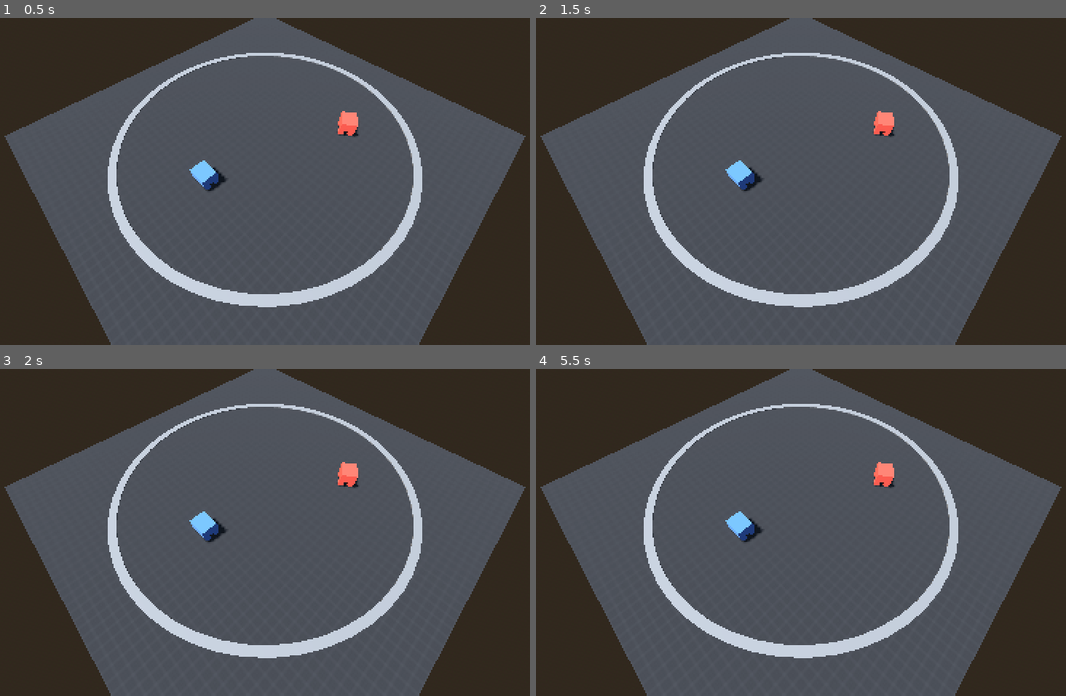
Above: before the commit, frames 1-4 (two rows, left to right).
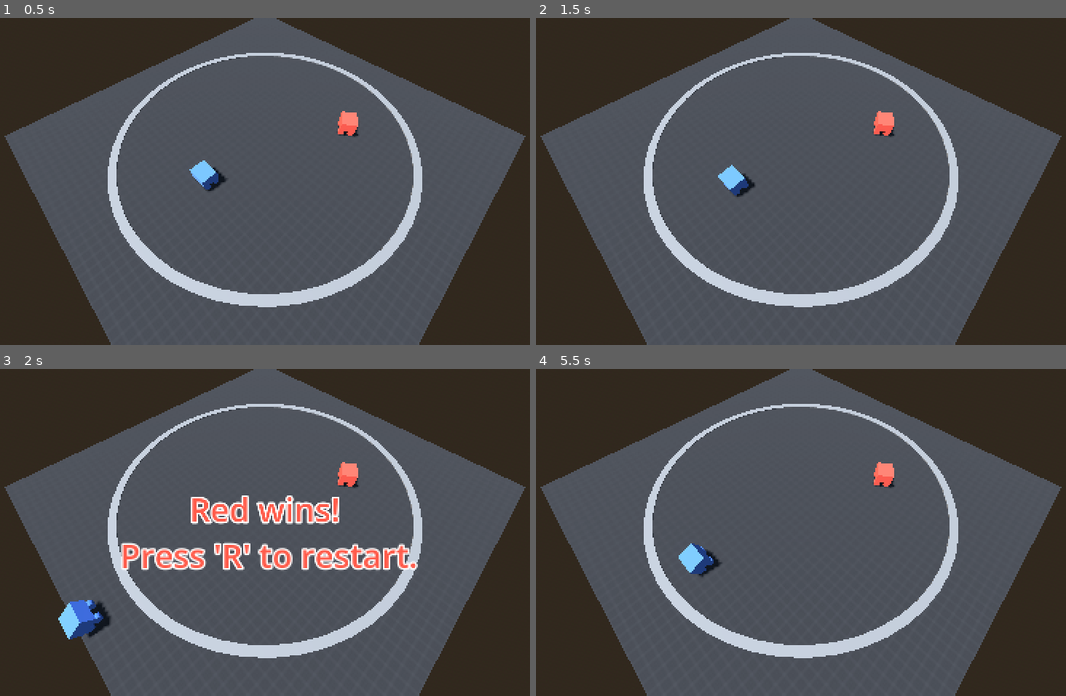
Above: after the commit, the same moments.

Repository: jozfeal/robot-sumo-sd
Game: Godot game, scene res://robot_controller/rc_main.tscn
Two runs of this game, one before a commit and one after it. Both use one fixed random seed, a clock stepped at 60 frames per second and the inputs below. This scene is started directly instead of the project's main scene.
Inputs:
- Up to frame 1 (0.5 s): no input
- Up to frame 2 (1.5 s): tap Enter at 0.5 s; hold D (right) 0.53-1.28 s; tap R (restart) at 1.25 s; hold S (backward) from 1.28 s (still down)
- Up to frame 3 (2 s): keep holding S (backward)
- Up to frame 4 (5.5 s): tap R (restart) at 2, 4.15, 5 s; release S (backward) at 2.03 s; hold D (right) 2.03-2.78 s; hold W (forward) 2.78-3.53 s; hold A (left) 3.53-5.03 s; hold S (backward) from 5.03 s (still down)

Frame 1 is identical in both runs. In frame 2, 0.4% of the frame differs, in the area x 34-43%, y 43-55%; in frame 3, 5.8%, in the area x 10-79%, y 38-83%; in frame 4, 0.9%.
Error before the commit: Invalid access to property or key 'steering' on a base object of type 'Nil'. (res://robot_controller/robot_controller.gd:44)

Commit message:
Added Simulation Manager and Physics Step
Substituted the _physics_process call in Robot with a physics_step. Substituted the Manager with a new SimulationManager that calls physics_step on nodes during its own physics process.

Diff:
--- a/godot-project/robot_controller/rc_main.tscn
+++ b/godot-project/robot_controller/rc_main.tscn
@@ -1,6 +1,6 @@
 [gd_scene format=3 uid="uid://cxxsbrai2xrf3"]
 
-[ext_resource type="Script" uid="uid://dulb5osgdwkgm" path="res://system/manager.gd" id="1_plbns"]
+[ext_resource type="Script" uid="uid://cmbk61m6r317g" path="res://robot_controller/simulation_manager.gd" id="1_noety"]
 [ext_resource type="Texture2D" uid="uid://dh55vx8mutj0k" path="res://textures/prototype_grey.png" id="2_snwb4"]
 [ext_resource type="PackedScene" uid="uid://c07dkdxs2thr" path="res://robots/base_robot.tscn" id="3_c8c3b"]
 [ext_resource type="Script" uid="uid://cr5xd7drbfnew" path="res://system/ring_area.gd" id="5_gk2um"]
@@ -35,8 +35,10 @@
 
 [node name="Main" type="Node3D" unique_id=2034509664]
 
-[node name="Manager" type="Node" parent="." unique_id=342534952]
-script = ExtResource("1_plbns")
+[node name="SimulationManager" type="Node" parent="." unique_id=388584785 node_paths=PackedStringArray("pnodes")]
+script = ExtResource("1_noety")
+pnodes = [NodePath("../RobotController")]
+metadata/_custom_type_script = "uid://cmbk61m6r317g"
 
 [node name="WorldEnvironment" type="WorldEnvironment" parent="." unique_id=1673052068]
 environment = SubResource("Environment_gisfo")
@@ -106,8 +108,9 @@
 horizontal_alignment = 1
 vertical_alignment = 1
 
-[node name="RobotController" type="Node" parent="." unique_id=1384827046]
+[node name="RobotController" type="Node" parent="." unique_id=1384827046 node_paths=PackedStringArray("robot")]
 script = ExtResource("5_noety")
+robot = NodePath("../Robots/BlueRobot")
 metadata/_custom_type_script = "uid://x6xqirqhn2qu"
 
 [connection signal="body_exited" from="RingArea" to="RingArea" method="_on_body_exited"]
--- a/godot-project/robot_controller/robot_controller.gd
+++ b/godot-project/robot_controller/robot_controller.gd
@@ -39,7 +39,7 @@
 	assert(InputMap.has_action(input_left), "%s is not defined in InputMap." % input_left)
 	assert(InputMap.has_action(input_right), "%s is not defined in InputMap." % input_right)
 
-func _physics_process(delta: float) -> void:
+func physics_step(delta: float):
 	var max_rads: float = deg_to_rad(max_steer)
 	robot.steering = move_toward(robot.steering, Input.get_axis(input_right, input_left) * max_rads, \
 		delta * turn_speed)
--- /dev/null
+++ b/godot-project/robot_controller/simulation_manager.gd
@@ -0,0 +1,14 @@
+class_name SimulationManager
+extends Node
+
+@export_group("Physics Nodes")
+@export var pnodes: Array[Node]
+
+func _physics_process(delta: float) -> void:
+	for node: Node in pnodes:
+		if node.has_method("physics_step"):
+			node.physics_step(delta)
+
+func _unhandled_input(_event: InputEvent) -> void:
+	if Input.is_action_just_pressed("restart"):
+		get_tree().reload_current_scene()
Not shown, added: godot-project/robot_controller/simulation_manager.gd.uid
